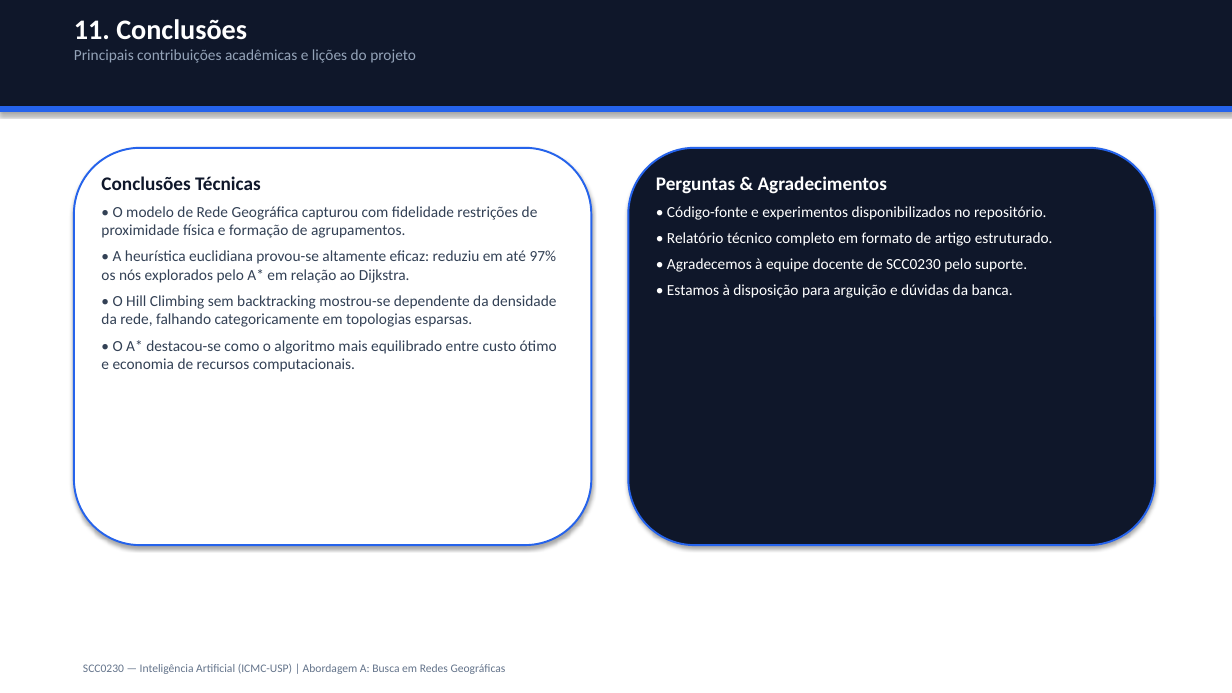
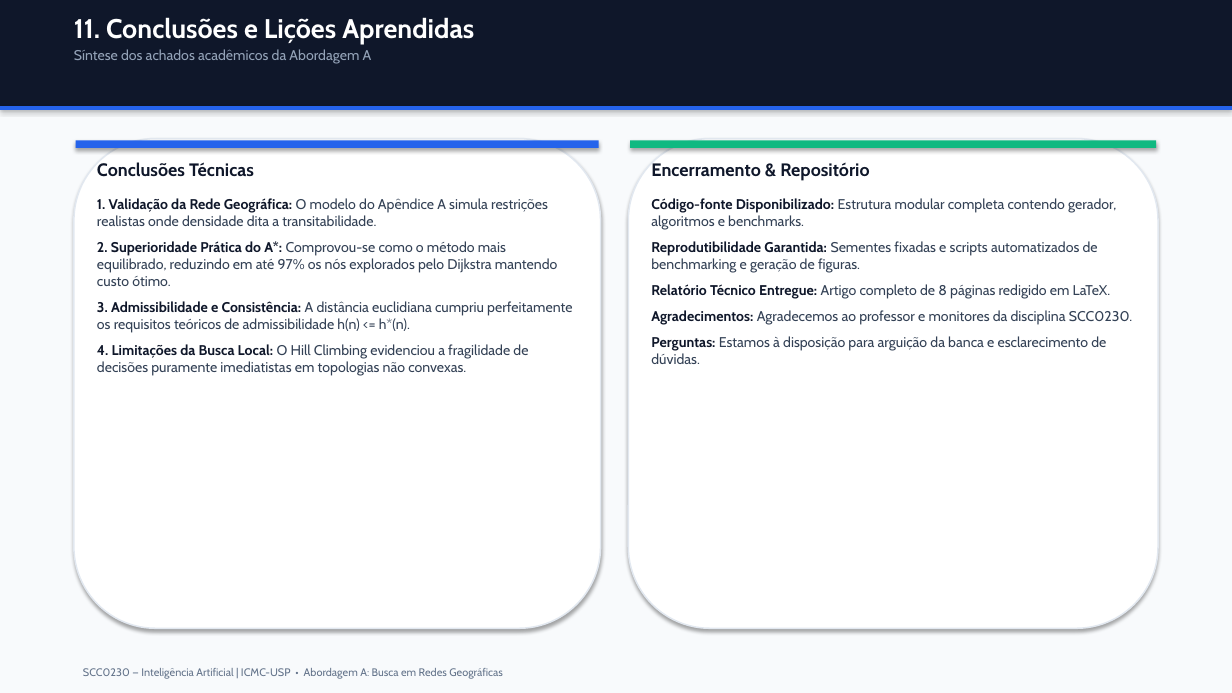
Before and after one commit to pietroggu/rede-geografica-trabalho-ia, a slide deck: slide 12 of outputs/apresentacao_busca_redes.pptx. Drawn at 1232x693 pixels with LibreOffice and Linux fonts; fonts in the diff are those of the drawing. Boxes give left, top, right and bottom in pixels: in the first picture for what was removed or moved away, otherwise in the second. Text is boxed around its words. In the diff, an @@ line names an element or a change of style, - is before the commit and + after.

Commit message:
add relatório e refactor slides

```diff
--- a/outputs/apresentacao_busca_redes.pptx
+++ b/outputs/apresentacao_busca_redes.pptx
@@ rectangle: place and size @@
-rectangle at [0,106,1232,112]
+rectangle at [0,0,1232,106]
@@ rectangle at [0,0,1232,106]: fill #2563EB to #0F172A; outline #2563EB 0.75 pt to none @@
@@ rectangle: place and size @@
-rectangle at [0,0,1232,106]
+rectangle at [0,0,1232,693]
@@ rectangle at [0,0,1232,693]: fill #0F172A to #F8FAFC; outline #0F172A 0.75 pt to none @@
@@ text at [74,17,474,64]: text changed; size 12 to 11 pt; font Calibri to Cabin @@
-11. Conclusões
-Principais contribuições acadêmicas e lições do projeto
+11. Conclusões e Lições Aprendidas
+Síntese dos achados acadêmicos da Abordagem A
@@ rectangle added at [0,106,1232,110], fill #2563EB @@
@@ rounded rectangle: place and size @@
-rounded rectangle at [74,148,592,545]
+rounded rectangle at [74,139,601,628]
@@ rounded rectangle at [74,139,601,628]: outline #2563EB 1.5 pt to #E2E8F0 1.2 pt @@
@@ rectangle added at [76,140,599,148], fill #2563EB @@
@@ rounded rectangle: place and size @@
-rounded rectangle at [628,148,1155,545]
+rounded rectangle at [628,139,1158,628]
@@ rounded rectangle at [628,139,1158,628]: fill #0F172A to #FFFFFF; outline #2563EB 1.5 pt to #E2E8F0 1.2 pt @@
@@ rectangle added at [630,140,1156,148], fill #10B981 @@
@@ text at [97,162,254,177]: size 15 to 14 pt, font Calibri to Cabin in "Conclusões Técnicas"; more space between paragraphs @@
@@ text "Conclusões Técnicas": place and size @@
-text "Conclusões Técnicas" at [101,176,557,372]
+text "Conclusões Técnicas" at [97,162,572,376]
@@ text at [651,162,1132,364]: text changed; size 12 to 11 pt; font Calibri to Cabin; text colour #FFFFFF to #334155 @@
-Perguntas & Agradecimentos
-• Código-fonte e experimentos disponibilizados no repositório.
-• Relatório técnico completo em formato de artigo estruturado.
-• Agradecemos à equipe docente de SCC0230 pelo suporte.
-• Estamos à disposição para arguição e dúvidas da banca.
+Encerramento & Repositório
+Código-fonte Disponibilizado: Estrutura modular completa contendo gerador, algoritmos e benchmarks.
+Reprodutibilidade Garantida: Sementes fixadas e scripts automatizados de benchmarking e geração de figuras.
+Relatório Técnico Entregue: Artigo completo de 8 páginas redigido em LaTeX.
+Agradecimentos: Agradecemos ao professor e monitores da disciplina SCC0230.
+Perguntas: Estamos à disposição para arguição da banca e esclarecimento de dúvidas.
@@ text at [97,198,572,376]: text changed; size 12 to 11 pt; font Calibri to Cabin @@
-• O modelo de Rede Geográfica capturou com fidelidade restrições de proximidade física e formação de agrupamentos.
-• A heurística euclidiana provou-se altamente eficaz: reduziu em até 97% os nós explorados pelo A* em relação ao Dijkstra.
-• O Hill Climbing sem backtracking mostrou-se dependente da densidade da rede, falhando categoricamente em topologias esparsas.
-• O A* destacou-se como o algoritmo mais equilibrado entre custo ótimo e economia de recursos computacionais.
+1. Validação da Rede Geográfica: O modelo do Apêndice A simula restrições realistas onde densidade dita a transitabilidade.
+2. Superioridade Prática do A*: Comprovou-se como o método mais equilibrado, reduzindo em até 97% os nós explorados pelo Dijkstra mantendo custo ótimo.
+3. Admissibilidade e Consistência: A distância euclidiana cumpriu perfeitamente os requisitos teóricos de admissibilidade h(n) <= h*(n).
+4. Limitações da Busca Local: O Hill Climbing evidenciou a fragilidade de decisões puramente imediatistas em topologias não convexas.
@@ text at [83,668,503,679]: text changed; size 9 to 8.5 pt; font Calibri to Cabin @@
-SCC0230 — Inteligência Artificial (ICMC-USP) | Abordagem A: Busca em Redes Geográficas
+SCC0230 — Inteligência Artificial | ICMC-USP • Abordagem A: Busca em Redes Geográficas
```
Also in this commit, not shown: 11 other slides changed, 11 other files.
